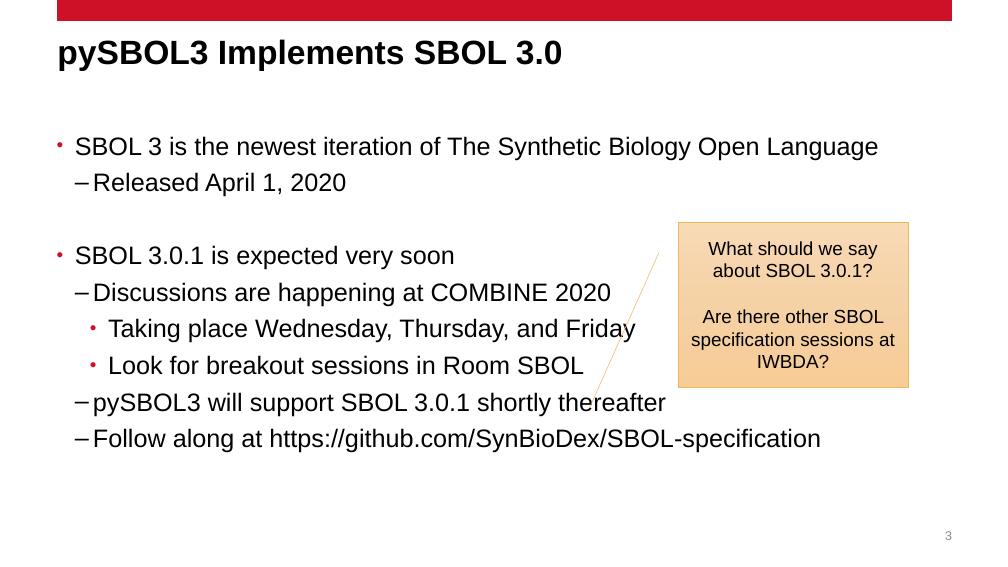
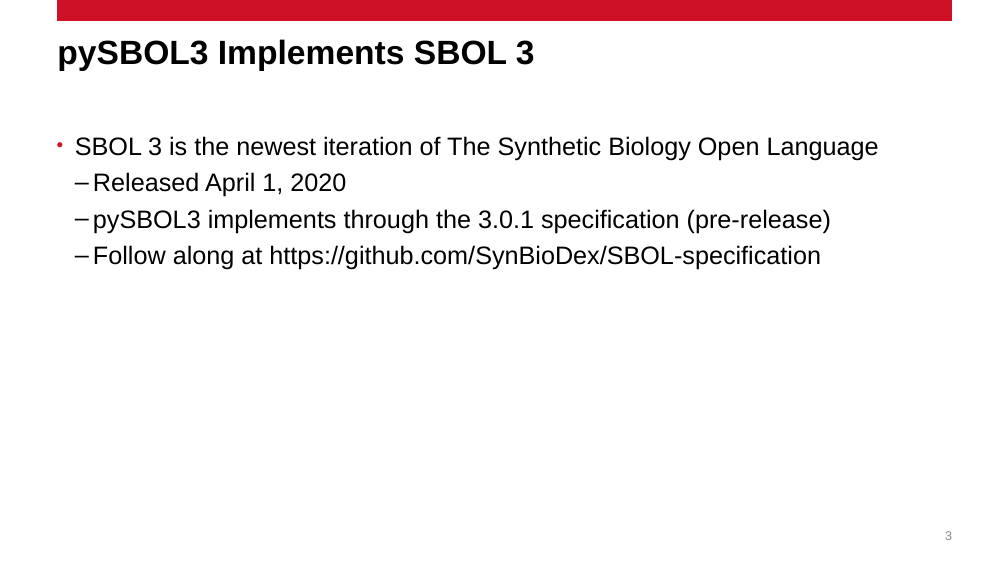
Before and after one commit to SynBioDex/Community-Media, a slide deck: slide 3 of 2021/IWBDA21/pySBOL3-IWBDA-2021.pptx. Drawn at 1008x567 pixels with LibreOffice and Linux fonts; fonts in the diff are those of the drawing; background and template pictures are left out. Boxes give left, top, right and bottom in pixels: in the first picture for what was removed or moved away, otherwise in the second. Text is boxed around its words. In the diff, an @@ line names an element or a change of style, - is before the commit and + after.

```diff
--- a/2021/IWBDA21/pySBOL3-IWBDA-2021.pptx
+++ b/2021/IWBDA21/pySBOL3-IWBDA-2021.pptx
@@ title at [57,39,535,71]: text changed @@
-pySBOL3 Implements SBOL 3.0
+pySBOL3 Implements SBOL 3
@@ text at [93,209,831,234]: text changed @@
-• SBOL 3.0.1 is expected very soon
-  – Discussions are happening at COMBINE 2020
-    • Taking place Wednesday, Thursday, and Friday
-    • Look for breakout sessions in Room SBOL
-  – pySBOL3 will support SBOL 3.0.1 shortly thereafter
+  – pySBOL3 implements through the 3.0.1 specification (pre-release)
@@ border callout removed at [678,222,908,387] @@
-What should we say about SBOL 3.0.1?
-Are there other SBOL specification sessions at IWBDA?
```
Also in this commit, not shown: 3 other slides changed.
